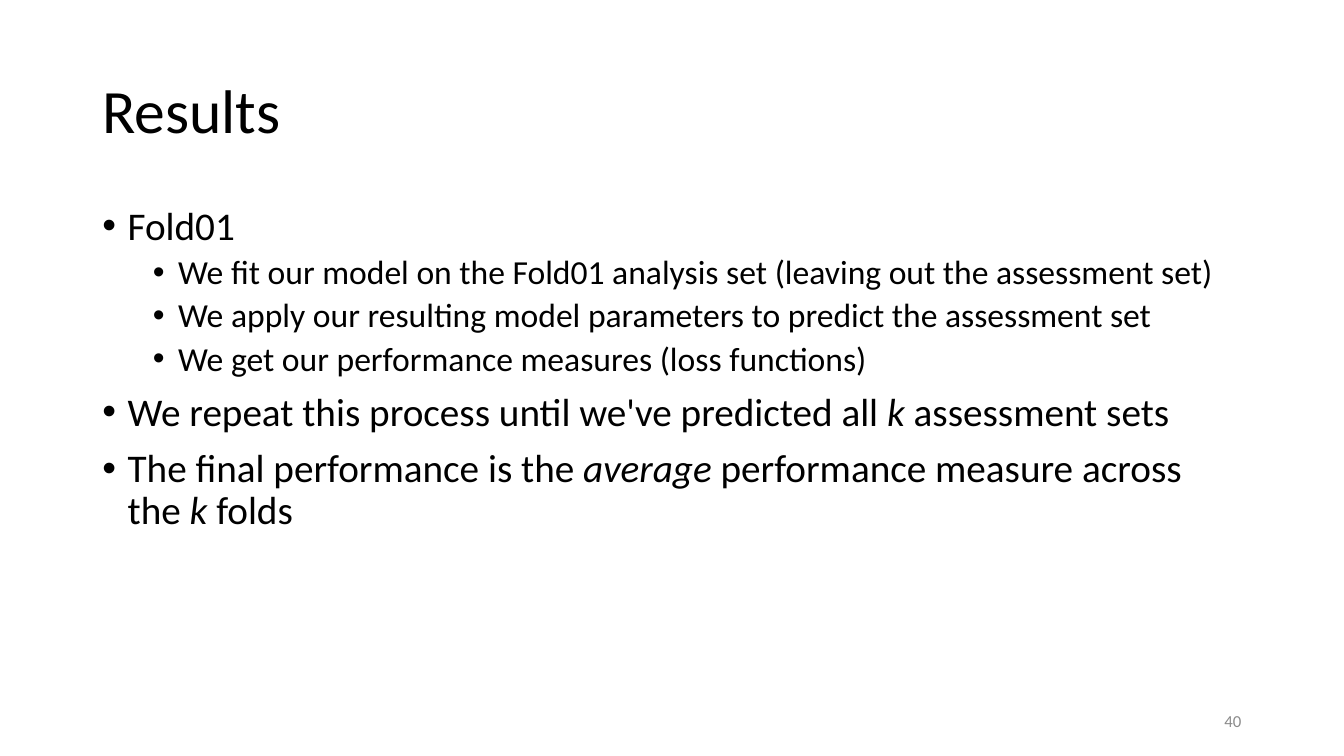
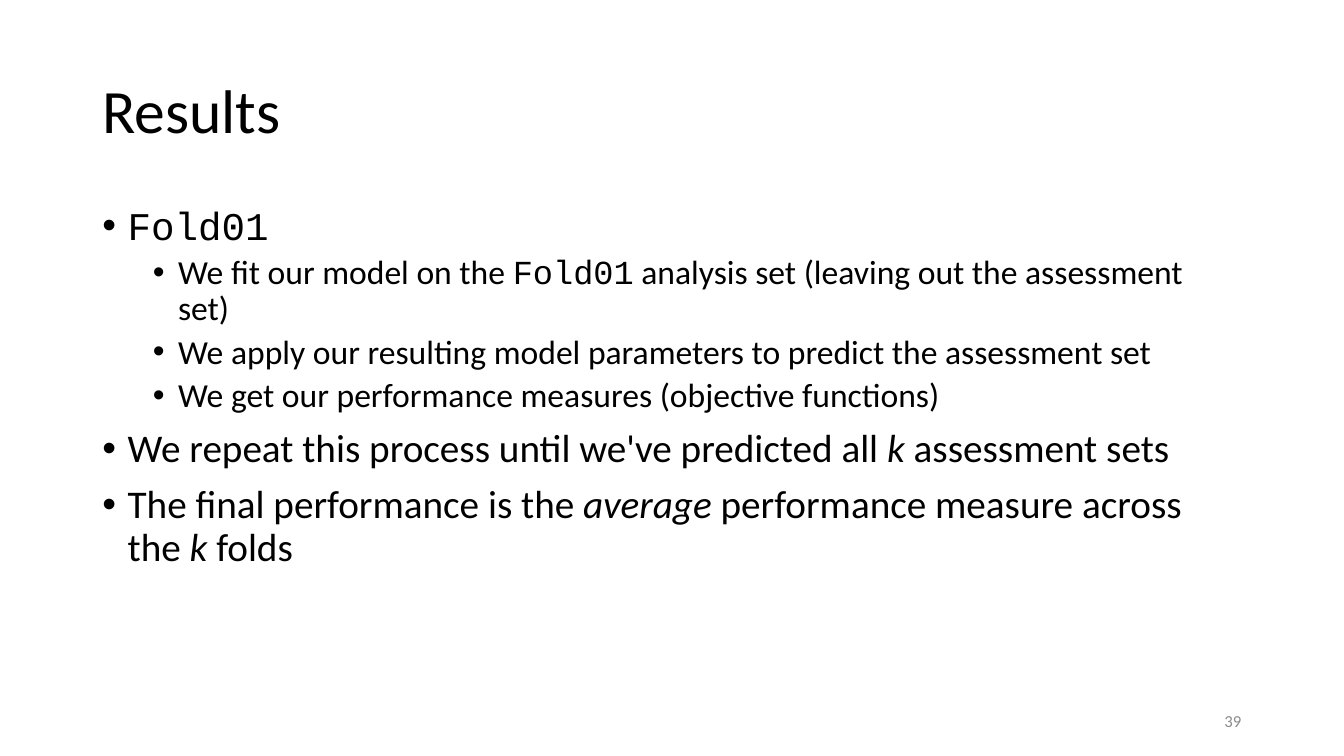
Before and after one commit to karlenaochoa/c4-ml-2020, a slide deck: slide 39 of slides/w2p1-bias-variance-resampling/w2p1.pptx (slide 40 before the commit). Drawn at 1344x756 pixels with LibreOffice and Linux fonts; fonts in the diff are those of the drawing. Boxes give left, top, right and bottom in pixels: in the first picture for what was removed or moved away, otherwise in the second. Text is boxed around its words. In the diff, an @@ line names an element or a change of style, - is before the commit and + after.

```diff
--- a/slides/w2p1-bias-variance-resampling/w2p1.pptx
+++ b/slides/w2p1-bias-variance-resampling/w2p1.pptx
@@ text at (x1=128, y1=212, x2=1182, y2=325): font Calibri to Courier New in "Fold01", "Fold01" @@
@@ text at (x1=178, y1=382, x2=939, y2=413): text changed @@
-  • We get our performance measures (loss functions)
+  • We get our performance measures (objective functions)
@@ page number at (x1=1224, y1=716, x2=1241, y2=727): text changed @@
-40
+39
```
Also in this commit, not shown: 26 other slides changed, 1 slide added, 3 slides removed.
